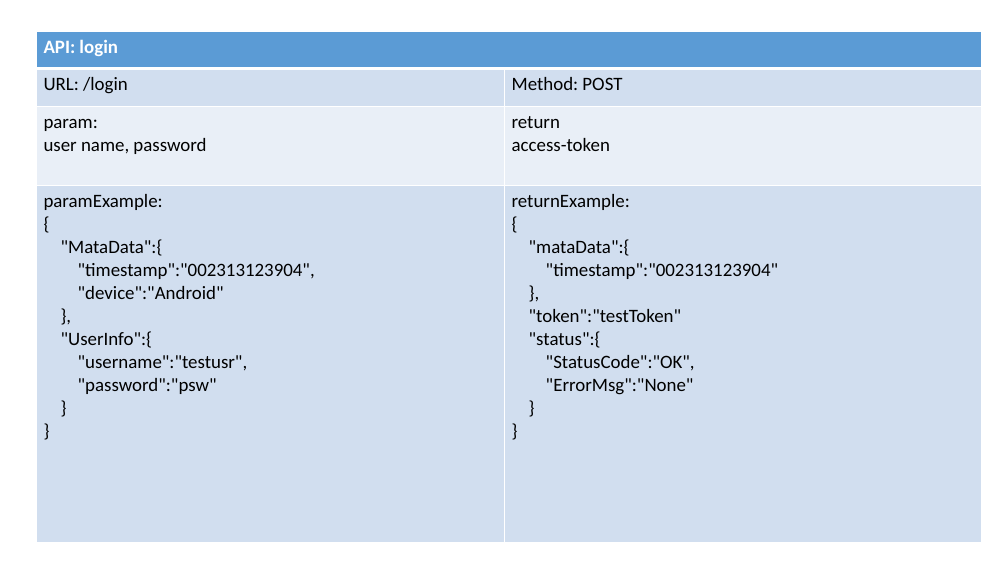
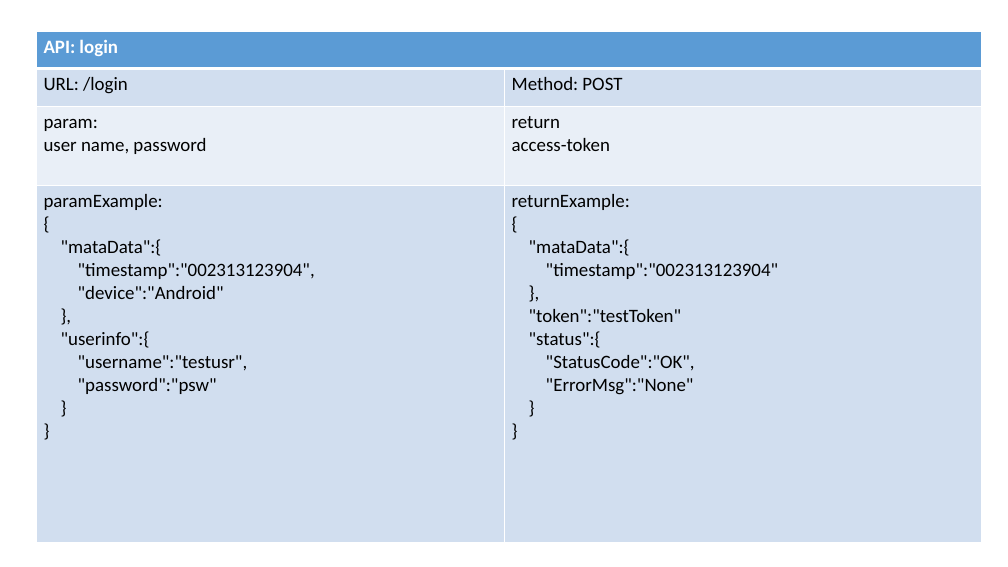
Before and after one commit to dailing/schoolapp, a slide deck: slide 2 of API.pptx. Drawn at 1008x567 pixels with LibreOffice and Linux fonts; fonts in the diff are those of the drawing. Boxes give left, top, right and bottom in pixels: in the first picture for what was removed or moved away, otherwise in the second. Text is boxed around its words. In the diff, an @@ line names an element or a change of style, - is before the commit and + after.

Commit message:
finished user related api and html test. Finished image upload tests.

```diff
--- a/API.pptx
+++ b/API.pptx
@@ table at bbox=[36, 32, 982, 543] @@
@@ row 4, column 1: "paramExample: / { / "MataData":{ / "timestamp":"002313123904", / "device":"Android" / }, / "UserInfo":{ / "username":"testusr", / "password":"psw" / } / }" to "paramExample: / { / "mataData":{ / "timestamp":"002313123904", / "device":"Android" / }, / "userinfo":{ / "username":"testusr", / "password":"psw" / } / }" @@
```
Also in this commit, not shown: 3 other slides changed, 21 other files.
